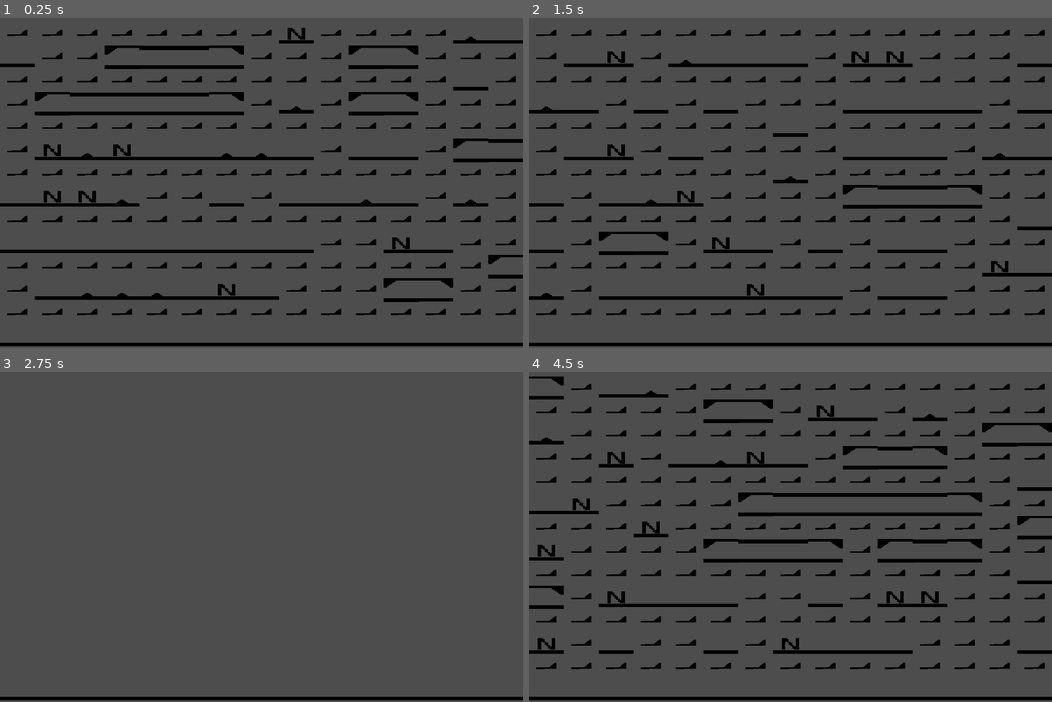
Above: before the commit, frames 1-4 (two rows, left to right).
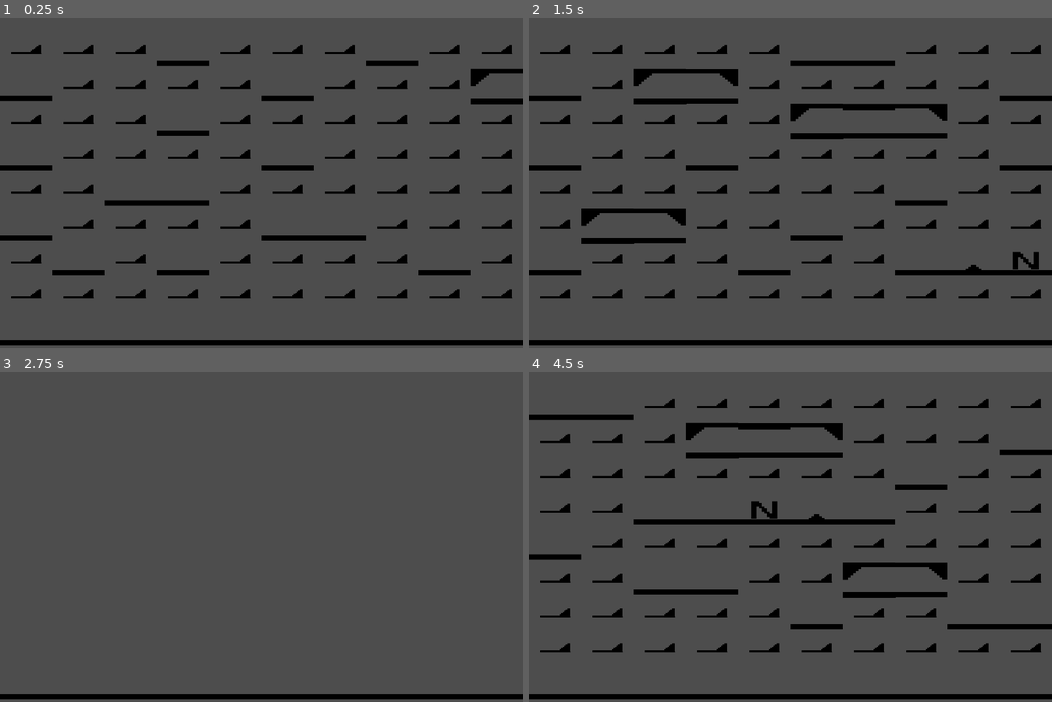
Above: after the commit, the same moments.

Repository: Deiuca/WaveFunctionCollapse
Game: Godot game, scene res://progetto.tscn
Same seed, same stepped clock (60 frames per second), same inputs: the game is played once before the commit and once after it.
Inputs:
- Up to frame 1 (0.25 s): no input
- Up to frame 2 (1.5 s): tap Enter at 0.5 s; hold R 0.53-1.28 s; tap Space at 1.25 s; tap R at 1.35 s
- Up to frame 3 (2.75 s): tap Enter at 2 s; hold R from 2.03 s (still down)
- Up to frame 4 (4.5 s): tap Space at 2.75, 4.25 s; release R at 2.78 s; tap R at 2.85, 4.35 s; tap Enter at 3.5 s; hold R 3.53-4.28 s

The runs differ from the first frame. In frame 1, 18% of the frame differs, in the area x 0-100%, y 2-100%; in frame 2, 18%; in frame 3, 1.0%; in frame 4, 19%, in the area x 0-100%, y 1-100%.

Commit message:
Aggiustato bordi e pesi, livello base ~ buono

Diff:
--- a/PreFabbricati/aria.tscn
+++ b/PreFabbricati/aria.tscn
@@ -6,7 +6,7 @@
 [node name="Aria" instance=ExtResource("1_rwck2")]
 rotation = 0.00358201
 scale = Vector2(0.578694, 0.659801)
-bordi = ["A", "UOP", "EOP", "O", "A", "A", "O", "O"]
+bordi = ["AV", "UOP", "EOP", "OV", "AV", "AV", "OV", "OV"]
 
 [node name="Componente" parent="." index="0" instance=ExtResource("2_qtk3c")]
 position = Vector2(17.3359, 13.5861)
--- a/PreFabbricati/entrata.tscn
+++ b/PreFabbricati/entrata.tscn
@@ -8,7 +8,8 @@
 bordi = ["O", "E", "R", "A", "O", "O", "A", "A"]
 
 [node name="Componente" parent="." index="0" instance=ExtResource("2_nkv8e")]
-position = Vector2(10, 4)
+position = Vector2(10, 5)
+scale = Vector2(1, 1.24)
 
 [node name="Pavimento" parent="." index="1" instance=ExtResource("3_gvaik")]
 position = Vector2(0, 17)
--- a/PreFabbricati/uscita.tscn
+++ b/PreFabbricati/uscita.tscn
@@ -8,7 +8,8 @@
 bordi = ["O", "R", "U", "A", "O", "O", "A", "A"]
 
 [node name="Componente" parent="." index="0" instance=ExtResource("2_l2xuy")]
-position = Vector2(10, 4)
+position = Vector2(10, 5)
+scale = Vector2(1, 1.2)
 
 [node name="Pavimento" parent="." index="1" instance=ExtResource("3_t20bu")]
 position = Vector2(0, 17)
--- a/generatore_livello.tscn
+++ b/generatore_livello.tscn
@@ -11,25 +11,29 @@
 
 [node name="Generatore Livello" type="Node2D"]
 script = ExtResource("1_mrvbu")
-width = 15
-height = 15
+width = 10
+height = 10
 generator_seed = 18
 
 [node name="Prefab_Utilizzati" type="Node2D" parent="."]
 visible = false
 
 [node name="Aria" parent="Prefab_Utilizzati" instance=ExtResource("2_85f7g")]
-bordi = ["AV", "UOP", "EOP", "OV", "AV", "AV", "OV", "OV"]
-peso = 3
+peso = 6
 
 [node name="Entrata" parent="Prefab_Utilizzati" instance=ExtResource("3_fdm7b")]
 
 [node name="Pavimento" parent="Prefab_Utilizzati" instance=ExtResource("2_t0bkr")]
-peso = 2
+bordi = ["O", "PM", "PM", "A", "O", "O", "A", "A"]
+peso = 5
 
 [node name="Pavimento Nemico" parent="Prefab_Utilizzati" instance=ExtResource("3_l8rym")]
+bordi = ["O", "M", "M", "A", "O", "O", "A", "A"]
+peso = 3
 
 [node name="Pavimento_Ostacolo" parent="Prefab_Utilizzati" instance=ExtResource("12_xe1qp")]
+bordi = ["O", "M", "M", "A", "O", "O", "A", "A"]
+peso = 3
 
 [node name="Soffitto" parent="Prefab_Utilizzati" instance=ExtResource("7_ss4qb")]
 
